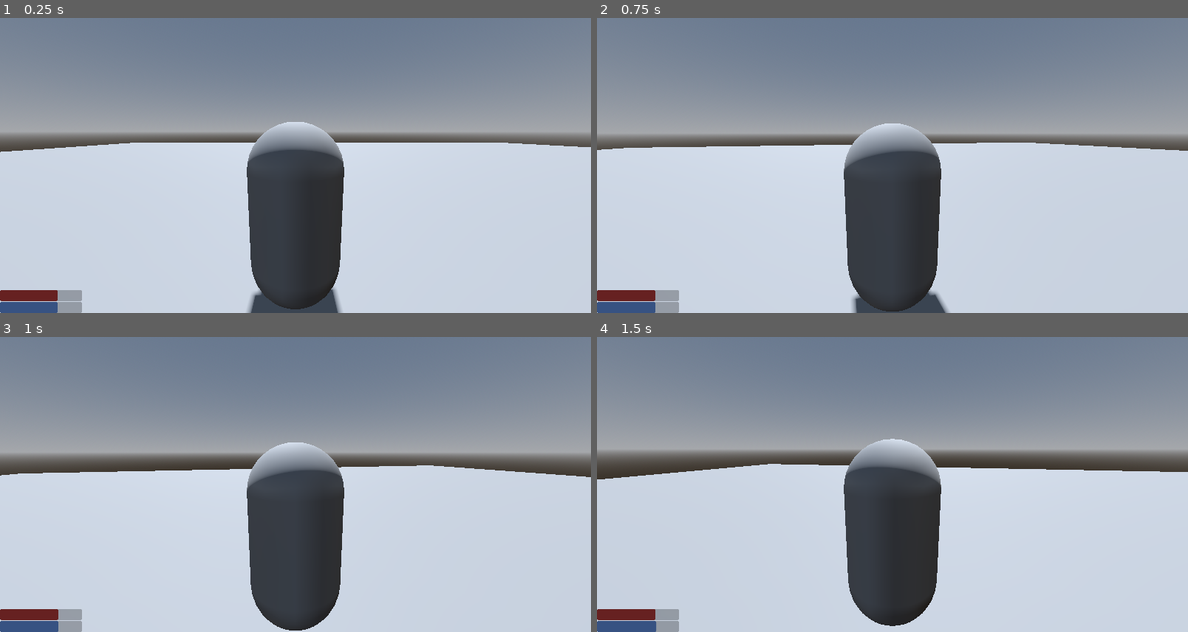
Above: before the commit, frames 1-4 (two rows, left to right).
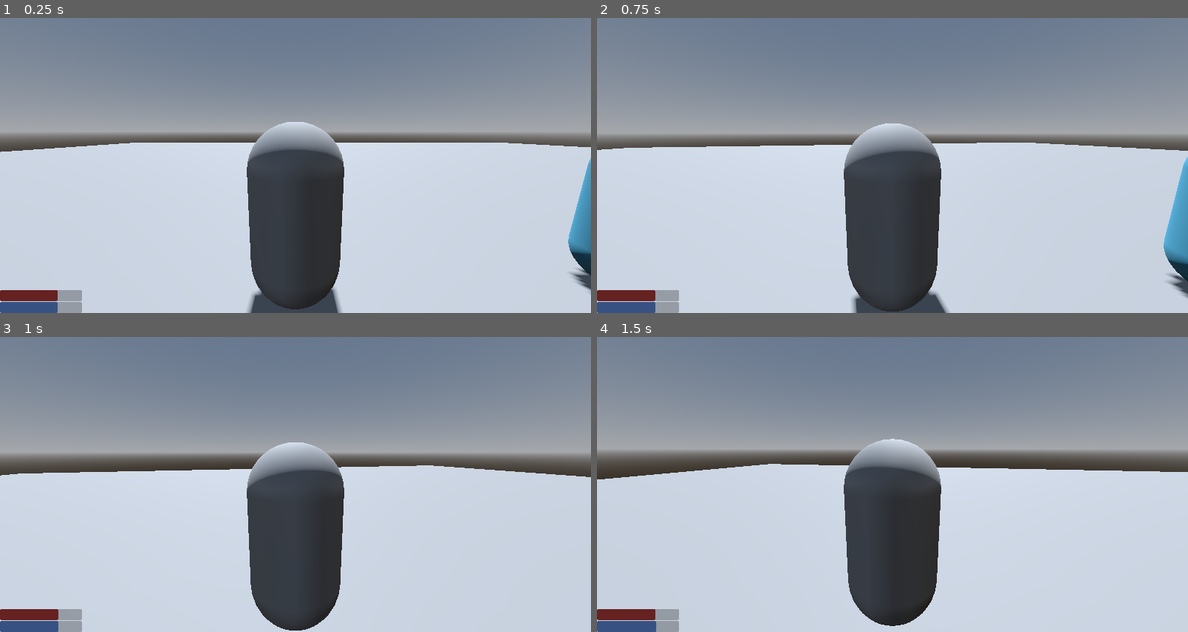
Above: after the commit, the same moments.

Repository: userext122021/godot_rpg_project
Game: Godot game, scene res://main.tscn
Same seed, same stepped clock (60 frames per second), same inputs: the game is played once before the commit and once after it.
Inputs (mouse positions are in pixels of both pictures, inside the frame that each line leads up to):
- Up to frame 1 (0.25 s): no input
- Up to frame 2 (0.75 s): tap Enter at 0.5 s; move the mouse to (922, 165) at 0.52 s; hold W (move_forward) from 0.53 s (still down); tap E (interact) at 0.6 s
- Up to frame 3 (1 s): keep holding W (move_forward); tap Space (jump) at 0.77 s
- Up to frame 4 (1.5 s): keep holding W (move_forward); move the mouse to (862, 484) at 1.27 s; click (862, 484) at 1.35 s

The runs differ from the first frame. In frame 1, 1.0% of the frame differs, in the area x 96-100%, y 47-94%; in frame 2, 1.2%, in the area x 95-100%, y 47-95%; in frame 3, nothing differs; in frame 4, nothing differs.

Commit message:
Добавил диалоги. Поработал над темой UI

Diff:
--- a/core/controls/interactable.gd
+++ b/core/controls/interactable.gd
@@ -23,6 +23,11 @@
 		return "unknown"
 	return data.interactable_category
 
+func get_interactable_name() -> String:
+	if not data:
+		return "unknown"
+	return data.interactable_name
+
 func interact(body: Node3D):
 	interacted.emit(body)
 	_on_interact(body)
--- a/core/entities/base_entity.gd
+++ b/core/entities/base_entity.gd
@@ -25,6 +25,7 @@
 var is_run_attacking:bool=false
 var is_jump_attacking:bool=false
 var is_knockback:bool=false
+var is_interaction:bool=false
 var knockback_timer:float=0
 
 func _ready() -> void:
--- /dev/null
+++ b/core/entities/base_npc/base_npc.gd
@@ -0,0 +1,11 @@
+extends BaseAIEntity
+class_name BaseNPC
+
+@export var dialog_file_path:String
+@onready var dialog:DialogControl=$DialogControl
+
+func _ready() -> void:
+	if not dialog.load_from_csv(dialog_file_path):
+		print("ERROR: load dialog file ",dialog_file_path)
+		return
+	super._ready()
--- /dev/null
+++ b/core/entities/base_npc/base_npc.tscn
@@ -0,0 +1,45 @@
+[gd_scene load_steps=12 format=3 uid="uid://bcjgh4bb0hugi"]
+
+[ext_resource type="PackedScene" uid="uid://c06jgtxu05wfo" path="res://core/entities/base_ai_entity.tscn" id="1_kqju1"]
+[ext_resource type="Script" uid="uid://cc02jrlh5ytm1" path="res://core/entities/base_npc/base_npc.gd" id="2_6yhtx"]
+[ext_resource type="Script" uid="uid://bwgfc7v7io1hh" path="res://core/entities/stats_data.gd" id="2_bu8p8"]
+[ext_resource type="PackedScene" uid="uid://clfg4conuoaed" path="res://core/entities/base_npc/base_npc_ai.tscn" id="3_xun26"]
+[ext_resource type="PackedScene" uid="uid://dsolwjgdf1gac" path="res://core/controls/interactable.tscn" id="4_pkxna"]
+[ext_resource type="Script" uid="uid://d02ghumma662r" path="res://core/controls/interactable_data.gd" id="5_6yhtx"]
+[ext_resource type="PackedScene" uid="uid://bas0tjvly4qn0" path="res://core/entities/base_npc/dialog/dialog_control.tscn" id="7_pq2ws"]
+
+[sub_resource type="Resource" id="Resource_pkxna"]
+script = ExtResource("2_bu8p8")
+entity_name = "base_npc"
+entity_category = "npc"
+metadata/_custom_type_script = "uid://bwgfc7v7io1hh"
+
+[sub_resource type="StandardMaterial3D" id="StandardMaterial3D_bu8p8"]
+albedo_color = Color(0.2788, 0.57301337, 0.68, 1)
+
+[sub_resource type="CapsuleMesh" id="CapsuleMesh_xun26"]
+material = SubResource("StandardMaterial3D_bu8p8")
+
+[sub_resource type="Resource" id="Resource_pq2ws"]
+script = ExtResource("5_6yhtx")
+interactable_name = "base_npc_interactable"
+interactable_category = "npc_interactable"
+interaction_text = "E - talk"
+metadata/_custom_type_script = "uid://d02ghumma662r"
+
+[node name="BaseNPC" node_paths=PackedStringArray("ai") instance=ExtResource("1_kqju1")]
+script = ExtResource("2_6yhtx")
+dialog_file_path = "res://core/entities/base_npc/dialog/base_dialog.csv"
+ai = NodePath("BaseNPCAI")
+stats_data = SubResource("Resource_pkxna")
+
+[node name="MeshInstance3D" parent="." index="0"]
+mesh = SubResource("CapsuleMesh_xun26")
+
+[node name="BaseNPCAI" parent="." index="7" instance=ExtResource("3_xun26")]
+
+[node name="Interactable" parent="." index="8" instance=ExtResource("4_pkxna")]
+interact_text = "E - talk"
+data = SubResource("Resource_pq2ws")
+
+[node name="DialogControl" parent="." index="9" instance=ExtResource("7_pq2ws")]
--- /dev/null
+++ b/core/entities/base_npc/base_npc_ai.gd
@@ -0,0 +1,2 @@
+extends BaseAI
+class_name BaseNPCAI
--- /dev/null
+++ b/core/entities/base_npc/base_npc_ai.tscn
@@ -0,0 +1,7 @@
+[gd_scene load_steps=3 format=3 uid="uid://clfg4conuoaed"]
+
+[ext_resource type="PackedScene" uid="uid://60uax6mdioib" path="res://core/entities/base_ai.tscn" id="1_60evx"]
+[ext_resource type="Script" uid="uid://bfyla7jdeldau" path="res://core/entities/base_npc/base_npc_ai.gd" id="2_espfu"]
+
+[node name="BaseNPCAI" instance=ExtResource("1_60evx")]
+script = ExtResource("2_espfu")
--- /dev/null
+++ b/core/entities/base_npc/dialog/base_dialog.csv
@@ -0,0 +1,16 @@
+name,id,group,level,type,text,next_group,ext
+base_npc,2,_start,1,npc_line,"Howdy, partner!",,
+base_npc,3,_start,1,player_line,Hey!,whatsup,
+base_npc,4,_start,1,player_line,Back off!,angry,
+base_npc,5,whatsup,2,npc_line,How's going?,,
+base_npc,6,whatsup,2,player_line,Don't complain,bye,
+base_npc,7,whatsup,2,player_line,Doing good. how are you?,smalltalk,
+base_npc,8,whatsup,2,player_line,Not your buisness,angry,
+base_npc,9,smalltalk,,npc_line,"I am fine, thank you!",,
+base_npc,10,smalltalk,,player_line,Very well! bye!,_finish,
+base_npc,11,smalltalk,,player_line,See you,_finish,
+base_npc,12,angry,,npc_line,"Huh? You are rude, buddy!",,
+base_npc,13,angry,,player_line,*leave*,_finish,
+base_npc,14,bye,,npc_line,Take care of yourself! Bye ,,
+base_npc,15,bye,,player_line,bye!,_finish,
+base_npc,16,_finish,,,,,
--- /dev/null
+++ b/core/entities/base_npc/dialog/dialog_block.gd
@@ -0,0 +1,7 @@
+extends Node
+class_name DialogBlock
+
+@export var level:int
+@export var group:String
+@export var npc_line:DialogLine
+@export var player_lines:Array[DialogLine]=[]
--- /dev/null
+++ b/core/entities/base_npc/dialog/dialog_control.gd
@@ -0,0 +1,80 @@
+extends Node
+class_name DialogControl
+
+var lines=[]
+@export var current_block:DialogBlock
+
+func load_from_csv(csv_path:String) -> bool:
+	var file=FileAccess.open(csv_path,FileAccess.READ)
+	if not file:
+		return false
+	file.get_csv_line()
+	while !file.eof_reached():
+		var csv_line=file.get_csv_line()
+		#print(csv_line)
+		var line:DialogLine=DialogLine.new()
+		line.npc_name=csv_line[0]
+		line.line_id=csv_line[1]
+		line.group=csv_line[2]
+		line.level=int(csv_line[3])
+		line.line_type=csv_line[4]
+		line.text=csv_line[5]
+		line.next_group=csv_line[6]
+		line.ext=csv_line[7]
+		lines.append(line)
+	file.close()
+	return true
+
+func get_lines_by_level(level:int) -> Array[DialogLine]:
+	var result:Array[DialogLine]=[]
+	for i in range(lines.size()):
+		var line:DialogLine=lines[i]
+		if line.level==level:
+			result.append(line)
+	return result
+
+func get_block_by_group(group_name: String) -> DialogBlock:
+	var block: DialogBlock = DialogBlock.new()
+	block.group=group_name
+	for l:DialogLine in lines:
+		if l.group == group_name:
+			block.level=l.level
+			if l.line_type == "npc_line":
+				block.npc_line = l
+			else:
+				block.player_lines.append(l)
+	if block.npc_line==null:
+		return null
+	return block
+
+func get_start_dialog_block() -> DialogBlock:
+	return get_block_by_group("_start")
+
+func get_dialog_line(block:DialogBlock,index:int) -> DialogLine:
+	if not block:
+		return null
+	if index<0:
+		return null
+	if block.player_lines.size()<=index:
+		return null
+	return block.player_lines[index]
+
+func get_current_block() ->DialogBlock:
+	return current_block
+func set_current_block(block:DialogBlock):
+	current_block=block
+
+func answer_current_by_index(index:int) -> DialogBlock:
+	return answer_by_index(get_current_block(),index)
+
+func answer_by_index(block:DialogBlock,index:int) -> DialogBlock:
+	if not block:
+		return null
+	var line=get_dialog_line(block,index)
+	if not line:
+		return null
+	var next_group:String=line.next_group
+	if next_group=="":
+		return null
+	var answer:DialogBlock=get_block_by_group(next_group)
+	return answer
--- /dev/null
+++ b/core/entities/base_npc/dialog/dialog_control.tscn
@@ -0,0 +1,6 @@
+[gd_scene load_steps=2 format=3 uid="uid://bas0tjvly4qn0"]
+
+[ext_resource type="Script" uid="uid://ca2x3silsq6fm" path="res://core/entities/base_npc/dialog/dialog_control.gd" id="1_v8qcu"]
+
+[node name="DialogControl" type="Node"]
+script = ExtResource("1_v8qcu")
--- /dev/null
+++ b/core/entities/base_npc/dialog/dialog_line.gd
@@ -0,0 +1,11 @@
+extends Node
+class_name DialogLine
+
+@export var npc_name:String
+@export var line_id:String
+@export var group:String
+@export var level:int
+@export var text:String
+@export var line_type:String
+@export var next_group:String
+@export var ext:String
--- a/core/entities/base_player/base_player.gd
+++ b/core/entities/base_player/base_player.gd
@@ -5,11 +5,12 @@
 signal interaction_started
 
 
-
+@export var interaction_interval:float=0.2
+var interaction_timer:float=0
 var mouse_sensitivity:float=0.002
 @onready var camera = $CameraPivot/Camera3D
-
 var interactable:Interactable=null
+var interactable_body:Node3D
 var current_workstation:String="none"
 
 func _ready():
@@ -29,25 +30,34 @@
 		camera.rotation.x = clamp(camera.rotation.x, -max_rotation_x, max_rotation_x)
 
 func check_interaction(delta):
+	interaction_timer-=delta
+	if interaction_timer>0:
+		return
+	interaction_timer=interaction_interval
 	if $InteractRay.is_colliding():
+		#print($InteractRay.get_collider())
 		var i_body:Node3D=$InteractRay.get_collider()
 		if i_body:
 			if i_body.has_node("Interactable"):
 				var i:Interactable=i_body.get_node("Interactable")
 				interactable=i
+				interactable_body=i_body
 				$InteractRay/Label3D.text=i.get_interaction_text()
 				$InteractRay/Label3D.show()
+				return
 
-	else:
-		interactable=null
-		if $InteractRay/Label3D.visible:
-			$InteractRay/Label3D.hide()
+
+	interactable=null
+	interactable_body=null
+	if $InteractRay/Label3D.visible:
+		$InteractRay/Label3D.hide()
 	pass
 
 func interact():
 	if interactable==null:
 		return
-	current_workstation=interactable.get_category()
+	if interactable.get_category()=="workstation":
+		current_workstation=interactable.get_interactable_name()
 	interactable.interact(self)
 	interaction_started.emit()
 
@@ -60,10 +70,12 @@
 		is_jumping=false
 		#unset_state(State.JUMP)
 
-	if $InteractRay.is_colliding():
-		check_interaction(delta)
+	#if $InteractRay.is_colliding():
+	check_interaction(delta)
 	if Input.is_action_just_pressed("interact"):
-		interact()
+		if not is_interaction:
+			interact()
+			#is_interaction=true
 	if Input.is_action_just_pressed("show_inventory"):
 		show_inventory.emit()
 
--- a/core/entities/base_player/base_player.tscn
+++ b/core/entities/base_player/base_player.tscn
@@ -6,12 +6,13 @@
 
 [node name="BasePlayer" instance=ExtResource("1_dnjht")]
 script = ExtResource("2_y3enm")
+interaction_interval = 0.2
 
 [node name="Inventory" parent="." index="4" instance=ExtResource("3_y3enm")]
 
 [node name="InteractRay" type="RayCast3D" parent="." index="5"]
-transform = Transform3D(1, 0, 0, 0, 1, 0, 0, 0, 1, 0, 1, -0.6)
-target_position = Vector3(0, -0.2, -2)
+transform = Transform3D(1, 0, 0, 0, 1, 0, 0, 0, 1, 0, 1.2, -0.5261601)
+target_position = Vector3(0, -0.7, -2)
 
 [node name="Label3D" type="Label3D" parent="InteractRay" index="0"]
 transform = Transform3D(1, 0, 0, 0, 1, 0, 0, 0, 1, 0, 1.0999999, -1)
--- /dev/null
+++ b/core/ui/main_theme.tres
@@ -0,0 +1,56 @@
+[gd_resource type="Theme" load_steps=6 format=3 uid="uid://cptfut006jed4"]
+
+[sub_resource type="StyleBoxFlat" id="StyleBoxFlat_31pgu"]
+bg_color = Color(0.18, 0.18, 0.18, 1)
+
+[sub_resource type="StyleBoxFlat" id="StyleBoxFlat_bhn3v"]
+bg_color = Color(0.16924527, 0.16924533, 0.16924518, 1)
+
+[sub_resource type="StyleBoxFlat" id="StyleBoxFlat_0w3hw"]
+bg_color = Color(0.26475334, 0.26475334, 0.26475322, 1)
+
+[sub_resource type="StyleBoxFlat" id="StyleBoxFlat_i0p2n"]
+bg_color = Color(0.19614309, 0.19614312, 0.19614297, 1)
+
+[sub_resource type="StyleBoxFlat" id="StyleBoxFlat_gibwh"]
+bg_color = Color(0.33101895, 0.33101895, 0.33101884, 1)
+
+[resource]
+Button/font_sizes/font_size = 32
+Button/styles/disabled = SubResource("StyleBoxFlat_31pgu")
+Button/styles/focus = SubResource("StyleBoxFlat_bhn3v")
+Button/styles/normal = SubResource("StyleBoxFlat_0w3hw")
+ItemList/colors/font_color = Color(0.9, 0.9, 0.9, 1)
+ItemList/colors/font_hovered_color = Color(0, 0, 0, 1)
+ItemList/colors/font_hovered_selected_color = Color(0, 0, 0, 1)
+ItemList/colors/font_outline_color = Color(0, 0, 0, 1)
+ItemList/colors/font_selected_color = Color(0, 0, 0, 1)
+ItemList/colors/guide_color = Color(0, 0, 0, 1)
+ItemList/constants/h_separation = 0
+ItemList/constants/icon_margin = 0
+ItemList/constants/line_separation = 0
+ItemList/constants/outline_size = 0
+ItemList/constants/v_separation = 0
+ItemList/font_sizes/font_size = 32
+ItemList/fonts/font = null
+ItemList/styles/cursor = null
+ItemList/styles/cursor_unfocused = null
+ItemList/styles/focus = null
+ItemList/styles/hovered = null
+ItemList/styles/hovered_selected = null
+ItemList/styles/hovered_selected_focus = null
+ItemList/styles/panel = SubResource("StyleBoxFlat_i0p2n")
+ItemList/styles/selected = null
+ItemList/styles/selected_focus = null
+Label/colors/font_color = Color(0.8496211, 0.8496211, 0.8496211, 1)
+Label/colors/font_outline_color = Color(0, 0, 0, 1)
+Label/colors/font_shadow_color = Color(0, 0, 0, 1)
+Label/constants/line_spacing = 0
+Label/constants/outline_size = 0
+Label/constants/shadow_offset_x = 0
+Label/constants/shadow_offset_y = 0
+Label/constants/shadow_outline_size = 0
+Label/font_sizes/font_size = 16
+Label/fonts/font = null
+Label/styles/focus = null
+Label/styles/normal = SubResource("StyleBoxFlat_gibwh")
--- a/core/ui/ui.gd
+++ b/core/ui/ui.gd
@@ -5,14 +5,20 @@
 @export var player:BasePlayer
 @export var update_interval:float=0.5
 
+@onready var main_window=$MainWindow
+@onready var main_container=$MainWindow/HBoxContainer
 @onready var invenory_window=$MainWindow/HBoxContainer/InventoryWindow
 @onready var item_list=$MainWindow/HBoxContainer/InventoryWindow/HBoxContainer/ItemList
 @onready var amount_list=$MainWindow/HBoxContainer/InventoryWindow/HBoxContainer/AmountList
 @onready var recipe_list=$MainWindow/HBoxContainer/CraftWindow/ListContainer/RecipeList
+@onready var dialog_window=$DialogWindow
+
 var is_workbench_enabled:bool=false
 var player_stats:StatsControl
 var is_paused:bool=false
 var update_timer:float=0
+var npc_body:BaseNPC
+var npc_dialog:DialogControl
 
 func _ready() -> void:
 	process_mode=Node.PROCESS_MODE_PAUSABLE
@@ -34,10 +40,84 @@
 	print("UI: WORKBENCH ENABLED")
 	is_workbench_enabled=true
 
+func show_dialog_window():
+	dialog_window.show()
+
+func start_npc_dialog():
+	print("start NPC dialog")
+	show_ui()
+	hide_all_windows()
+	show_dialog_window()
+	if not npc_body.has_node("DialogControl"):
+		return
+	npc_dialog=npc_body.get_node("DialogControl")
+	var block:DialogBlock=npc_dialog.get_start_dialog_block()
+	npc_dialog.set_current_block(block)
+	#print(dialog.get_start_dialog_block())
+	show_dialog_block()
+
+func finish_npc_dialog():
+	hide_ui()
+	player.is_interaction=false
+
+func clear_dialog():
+	var npc_line:Label=dialog_window.get_node("NpcLine")
+	var player_lines:ItemList=dialog_window.get_node("PlayerLines")
+	npc_line.text=""
+	player_lines.clear()
+
+func show_dialog_block():
+	if not npc_dialog:
+		return
+	var block:DialogBlock=npc_dialog.get_current_block()
+	if block==null:
+		return
+	clear_dialog()
+	var header:Label=dialog_window.get_node("Header")
+	header.text="Dialog with "+block.npc_line.npc_name
+	var npc_line:Label=dialog_window.get_node("NpcLine")
+	var player_lines:ItemList=dialog_window.get_node("PlayerLines")
+	npc_line.text=block.npc_line.text
+	for l in block.player_lines:
+		player_lines.add_item(l.text)
+	pass
+
+func _on_answer_pressed() -> void:
+	var npc_line:Label=dialog_window.get_node("NpcLine")
+	var player_lines:ItemList=dialog_window.get_node("PlayerLines")
+
+	var inexes=player_lines.get_selected_items()
+	if inexes.is_empty():
+		return
+	var i=inexes[0]
+	print(i)
+	if not npc_dialog:
+		return
+	var block:DialogBlock=npc_dialog.answer_current_by_index(i)
+	if block:
+		npc_dialog.set_current_block(block)
+	else:
+		finish_npc_dialog()
+		return
+	clear_dialog()
+	show_dialog_block()
+	pass # Replace with function body.
+
 func on_interaction_started():
+	if player.interactable:
+		var i:Interactable=player.interactable
+		var i_body:Node3D=player.interactable_body
+		if i_body.has_node("StatsControl"):
+			var npc:BaseNPC=i_body
+			if npc.stats.data.entity_category=="npc":
+				npc_body=npc
+				start_npc_dialog()
+				player.is_interaction=true
+				return
 	if player.current_workstation=="workbench":
 		enable_workbench()
 		show_inventory()
+		player.is_interaction=true
 
 func show_inventory():
 	print("INVENTORY: ",player.get_inventory().items)
@@ -81,18 +161,24 @@
 	else:
 		$MainWindow/Statuses/WorkbechEnabled.hide()
 func show_ui():
-	$MainWindow.show()
+	#$MainWindow.show()
+	#$ExitButton.show()
+	main_window.show()
 	show_statuses()
 	Input.mouse_mode = Input.MOUSE_MODE_VISIBLE
 	pass
 
 func hide_all_windows():
-	invenory_window.hide()
+	main_window.hide()
+	dialog_window.hide()
+
 func hide_ui():
 	hide_all_windows()
-	$MainWindow.hide()
+	#$MainWindow.hide()
+	#$ExitButton.hide()
 	is_workbench_enabled=false
 	Input.mouse_mode = Input.MOUSE_MODE_CAPTURED
+	player.is_interaction=false
 
 
 func _on_exit_button_pressed() -> void:
--- a/core/ui/ui.tscn
+++ b/core/ui/ui.tscn
@@ -1,5 +1,6 @@
-[gd_scene load_steps=4 format=3 uid="uid://d1pyrlgd5n7j6"]
-
+[gd_scene load_steps=6 format=3 uid="uid://d1pyrlgd5n7j6"]
+
+[ext_resource type="Theme" uid="uid://cptfut006jed4" path="res://core/ui/main_theme.tres" id="1_go6ch"]
 [ext_resource type="Script" uid="uid://dh3gw8cg4vxha" path="res://core/ui/ui.gd" id="1_nb4k0"]
 
 [sub_resource type="StyleBoxFlat" id="StyleBoxFlat_gje2l"]
@@ -26,6 +27,9 @@
 corner_radius_bottom_left = 6
 corner_detail = 6
 
+[sub_resource type="StyleBoxFlat" id="StyleBoxFlat_20mfd"]
+bg_color = Color(0.33, 0.33, 0.33, 0.08235294)
+
 [node name="Ui" type="Control"]
 layout_mode = 3
 anchors_preset = 15
@@ -34,7 +38,31 @@
 grow_horizontal = 2
 grow_vertical = 2
 mouse_filter = 2
+theme = ExtResource("1_go6ch")
 script = ExtResource("1_nb4k0")
+
+[node name="Stats" type="VBoxContainer" parent="."]
+layout_mode = 1
+anchors_preset = 2
+anchor_top = 1.0
+anchor_bottom = 1.0
+offset_top = -84.0
+offset_right = 300.0
+grow_vertical = 0
+
+[node name="HpProgressBar" type="ProgressBar" parent="Stats"]
+custom_minimum_size = Vector2(300, 40)
+layout_mode = 2
+size_flags_vertical = 10
+theme_override_styles/fill = SubResource("StyleBoxFlat_gje2l")
+show_percentage = false
+
+[node name="StaminaProgressBar" type="ProgressBar" parent="Stats"]
+custom_minimum_size = Vector2(300, 40)
+layout_mode = 2
+size_flags_vertical = 10
+theme_override_styles/fill = SubResource("StyleBoxFlat_go6ch")
+show_percentage = false
 
 [node name="MainWindow" type="VBoxContainer" parent="."]
 visible = false
@@ -125,29 +153,50 @@
 text = "Exit
 "
 
-[node name="Stats" type="VBoxContainer" parent="."]
+[node name="DialogWindow" type="VBoxContainer" parent="."]
+visible = false
 layout_mode = 1
-anchors_preset = 2
+anchors_preset = 12
 anchor_top = 1.0
-anchor_bottom = 1.0
-offset_top = -27.0
-offset_right = 200.0
+anchor_right = 1.0
+anchor_bottom = 1.0
+offset_top = -587.0
+grow_horizontal = 2
 grow_vertical = 0
-
-[node name="HpProgressBar" type="ProgressBar" parent="Stats"]
-custom_minimum_size = Vector2(300, 40)
+size_flags_vertical = 6
+theme = ExtResource("1_go6ch")
+
+[node name="Header" type="Label" parent="DialogWindow"]
 layout_mode = 2
 size_flags_vertical = 10
-theme_override_styles/fill = SubResource("StyleBoxFlat_gje2l")
-show_percentage = false
-
-[node name="StaminaProgressBar" type="ProgressBar" parent="Stats"]
-custom_minimum_size = Vector2(300, 40)
-layout_mode = 2
-size_flags_vertical = 10
-theme_override_styles/fill = SubResource("StyleBoxFlat_go6ch")
-show_percentage = false
+theme = ExtResource("1_go6ch")
+theme_override_font_sizes/font_size = 32
+theme_override_styles/normal = SubResource("StyleBoxFlat_20mfd")
+text = "Dialog with"
+
+[node name="NpcLine" type="Label" parent="DialogWindow"]
+layout_mode = 2
+size_flags_vertical = 8
+theme = ExtResource("1_go6ch")
+theme_override_font_sizes/font_size = 32
+text = "npc_line
+"
+horizontal_alignment = 1
+vertical_alignment = 1
+
+[node name="PlayerLines" type="ItemList" parent="DialogWindow"]
+layout_mode = 2
+size_flags_vertical = 3
+theme = ExtResource("1_go6ch")
+auto_width = true
+auto_height = true
+
+[node name="Answer" type="Button" parent="DialogWindow"]
+layout_mode = 2
+theme = ExtResource("1_go6ch")
+text = "Answer"
 
 [connection signal="pressed" from="MainWindow/HBoxContainer/InventoryWindow/ButtonsContainer/UseButton" to="." method="_on_use_button_pressed"]
 [connection signal="pressed" from="MainWindow/HBoxContainer/CraftWindow/ButtonsContainer/CraftButton" to="." method="_on_craft_button_pressed"]
 [connection signal="pressed" from="MainWindow/ExitButton" to="." method="_on_exit_button_pressed"]
+[connection signal="pressed" from="DialogWindow/Answer" to="." method="_on_answer_pressed"]
--- a/examples/example_scene/example_scene.tscn
+++ b/examples/example_scene/example_scene.tscn
@@ -14,6 +14,7 @@
 [ext_resource type="PackedScene" uid="uid://djphclfgekh58" path="res://examples/example_scene/example_player.tscn" id="11_kwhvy"]
 [ext_resource type="Script" uid="uid://cfm5bwss6j1sn" path="res://core/pickable/pickable_data.gd" id="11_wvpry"]
 [ext_resource type="PackedScene" uid="uid://craqvbueh1ynv" path="res://examples/example_scene/toxic_puddle.tscn" id="14_uyenh"]
+[ext_resource type="PackedScene" uid="uid://bcjgh4bb0hugi" path="res://core/entities/base_npc/base_npc.tscn" id="15_eucu4"]
 
 [sub_resource type="ProceduralSkyMaterial" id="ProceduralSkyMaterial_wh25s"]
 
@@ -45,6 +46,17 @@
 attack_time = 0.2
 metadata/_custom_type_script = "uid://dsyhdks3kftvo"
 
+[sub_resource type="Resource" id="Resource_j2cqc"]
+script = ExtResource("8_kwhvy")
+hp = null
+metadata/_custom_type_script = "uid://nfvghq4yke8r"
+
+[sub_resource type="Resource" id="Resource_eucu4"]
+script = ExtResource("10_ff2r5")
+interactable_name = "workbench"
+interactable_category = "workstation"
+metadata/_custom_type_script = "uid://d02ghumma662r"
+
 [sub_resource type="NavigationMesh" id="NavigationMesh_wvpry"]
 vertices = PackedVector3Array(-31.5, 0.5, 9, -1, 0.5, 9, -0.75, 0.5, 8, 0.25, 0.5, -31.5, -31.5, 0.5, -31.5, 0.25, 0.5, 8, 1, 0.5, 8, 1.25, 0.5, 9, 31.5, 0.5, 9, 31.5, 0.5, -31.5, 0, 0.5, 31.5, 0, 0.5, 10.25, -1, 0.5, 10, -31.5, 0.5, 31.5, 0.75, 0.5, 10.25, 31.5, 0.5, 31.5)
 polygons = [PackedInt32Array(1, 0, 2), PackedInt32Array(2, 0, 4), PackedInt32Array(2, 4, 3), PackedInt32Array(3, 5, 2), …(341 unchanged characters)…
@@ -54,17 +66,6 @@
 
 [sub_resource type="BoxShape3D" id="BoxShape3D_vx6j6"]
 size = Vector3(64, 1, 64)
-
-[sub_resource type="Resource" id="Resource_j2cqc"]
-script = ExtResource("8_kwhvy")
-hp = null
-metadata/_custom_type_script = "uid://nfvghq4yke8r"
-
-[sub_resource type="Resource" id="Resource_eucu4"]
-script = ExtResource("10_ff2r5")
-interactable_name = "workbench"
-interactable_category = "workbench"
-metadata/_custom_type_script = "uid://d02ghumma662r"
 
 [node name="ExampleScene" type="Node3D"]
 script = ExtResource("1_n2gaa")
@@ -90,8 +91,18 @@
 [node name="CollisionShape3D" parent="ExamplePlayer" index="1"]
 shape = SubResource("CapsuleShape3D_wvpry")
 
+[node name="InteractRay" parent="ExamplePlayer" index="5"]
+target_position = Vector3(0, -0.2, -2)
+
 [node name="BaseWeapon" parent="ExamplePlayer" index="7"]
 data = SubResource("Resource_uyenh")
+
+[node name="Workbench" parent="." instance=ExtResource("4_3wino")]
+transform = Transform3D(1, 0, 0, 0, 1, 0, 0, 0, 1, 0, 0, 9)
+data = SubResource("Resource_j2cqc")
+
+[node name="Interactable" parent="Workbench" instance=ExtResource("5_k3qqm")]
+data = SubResource("Resource_eucu4")
 
 [node name="NavigationRegion3D" type="NavigationRegion3D" parent="."]
 navigation_mesh = SubResource("NavigationMesh_wvpry")
@@ -105,13 +116,6 @@
 transform = Transform3D(1, 0, 0, 0, 1, 0, 0, 0, 1, 0, -0.5, 0)
 shape = SubResource("BoxShape3D_vx6j6")
 
-[node name="Workbench" parent="NavigationRegion3D" instance=ExtResource("4_3wino")]
-transform = Transform3D(1, 0, 0, 0, 1, 0, 0, 0, 1, 0, 0, 9)
-data = SubResource("Resource_j2cqc")
-
-[node name="Interactable" parent="NavigationRegion3D/Workbench" instance=ExtResource("5_k3qqm")]
-data = SubResource("Resource_eucu4")
-
 [node name="Spawner" parent="." instance=ExtResource("9_5j028")]
 transform = Transform3D(1, 0, 0, 0, 1, 0, 0, 0, 1, 13, 0, -23)
 spawn_interval = 40.0
@@ -120,6 +124,9 @@
 
 [node name="ToxicPuddle" parent="." instance=ExtResource("14_uyenh")]
 transform = Transform3D(1, 0, 0, 0, 1, 0, 0, 0, 1, 14, 0, 4)
+update_interval = 0.2
+
+[node name="BaseNPC" parent="." instance=ExtResource("15_eucu4")]
 
 [connection signal="item_used" from="ExamplePlayer/Inventory" to="ExamplePlayer" method="_on_inventory_item_used"]
 
Not shown, added: core/entities/base_npc/base_npc.gd.uid
Not shown, added: core/entities/base_npc/base_npc_ai.gd.uid
Not shown, added: core/entities/base_npc/dialog/base_dialog.csv.import
Binary file added: core/entities/base_npc/dialog/base_dialog.ext.translation
Binary file added: core/entities/base_npc/dialog/base_dialog.group.translation
Binary file added: core/entities/base_npc/dialog/base_dialog.id.translation
Binary file added: core/entities/base_npc/dialog/base_dialog.level.translation
Binary file added: core/entities/base_npc/dialog/base_dialog.next.translation
Binary file added: core/entities/base_npc/dialog/base_dialog.text.translation
Binary file added: core/entities/base_npc/dialog/base_dialog.type.translation
Not shown, added: core/entities/base_npc/dialog/dialog_block.gd.uid
Not shown, added: core/entities/base_npc/dialog/dialog_control.gd.uid
(and 2 more such lines)
